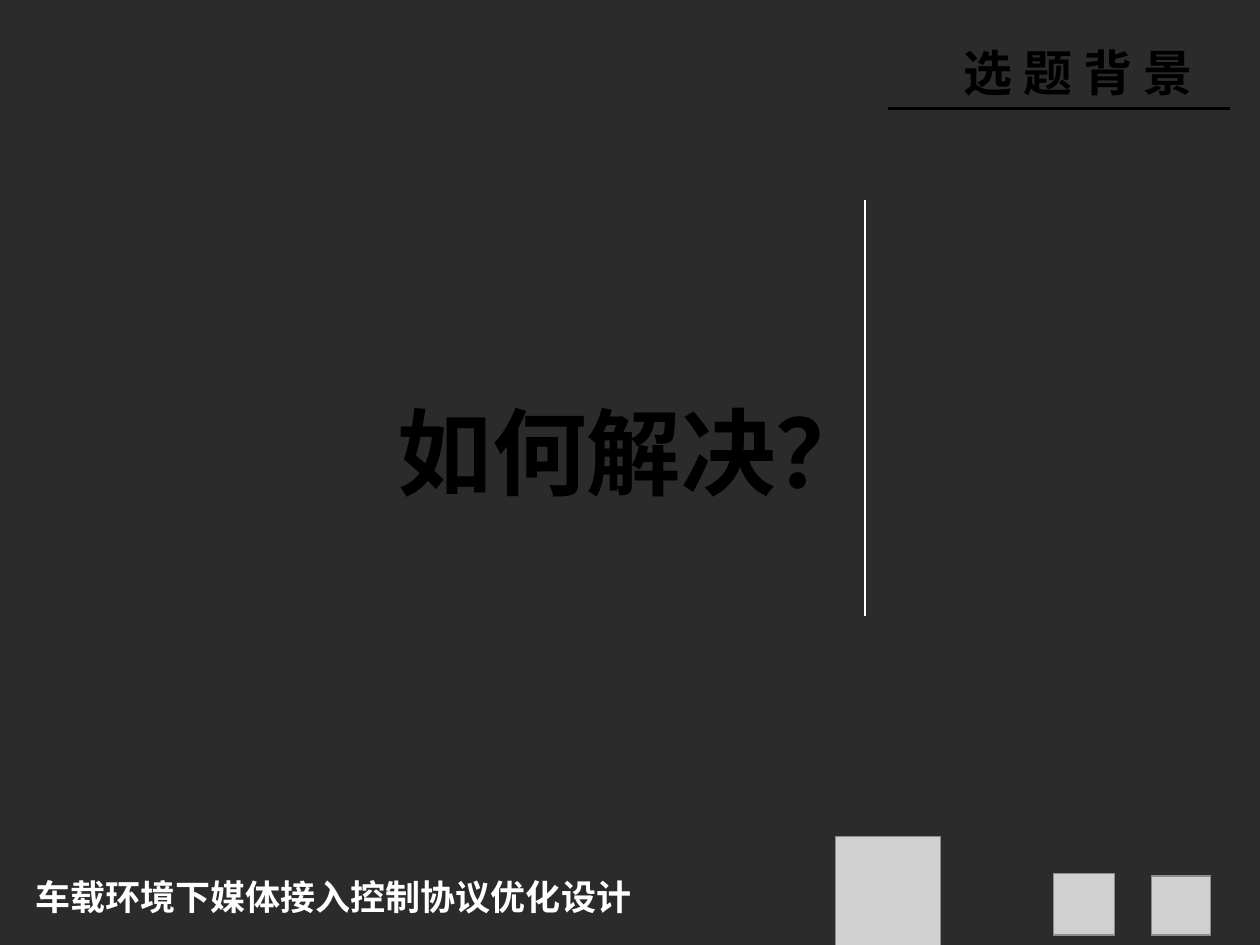
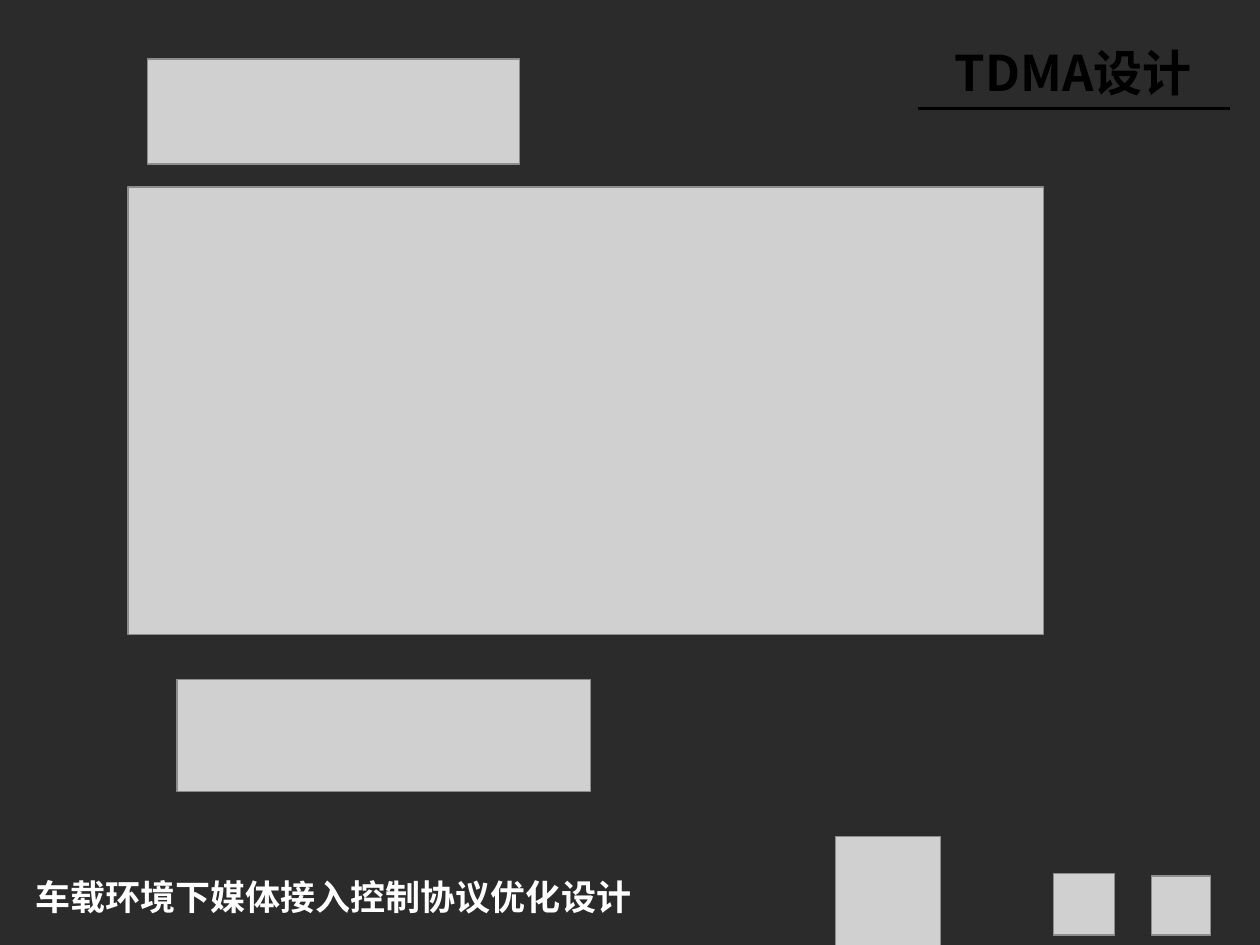
Before and after one commit to chenqinb/thesis2, a slide deck: slide 24 of PPT/陈钦波答辩ppt.pptx (slide 7 before the commit). Drawn at 1260x945 pixels with LibreOffice and Linux fonts; fonts in the diff are those of the drawing; grey boxes stand for pictures; background and template pictures are left out; a plain dark background stands for a picture behind light text. Boxes give left, top, right and bottom in pixels: in the first picture for what was removed or moved away, otherwise in the second. Text is boxed around its words. In the diff, an @@ line names an element or a change of style, - is before the commit and + after.

```diff
--- a/PPT/陈钦波答辩ppt.pptx
+++ b/PPT/陈钦波答辩ppt.pptx
@@ picture added at [147, 59, 519, 164] @@
@@ text at [955, 50, 1192, 95]: text changed @@
-选 题 背 景
+TDMA设计
@@ line moved from (888, 108) - (1231, 108) to (917, 108) - (1231, 108) @@
@@ picture added at [129, 186, 1045, 634] @@
@@ line removed from (864, 200) to (864, 616) @@
@@ text removed at [398, 392, 870, 512] @@
-如何解决？
@@ picture added at [178, 679, 591, 791] @@
```
Also in this commit, not shown: 17 other slides changed, 12 slides added, 13 slides removed, 5 other files.
